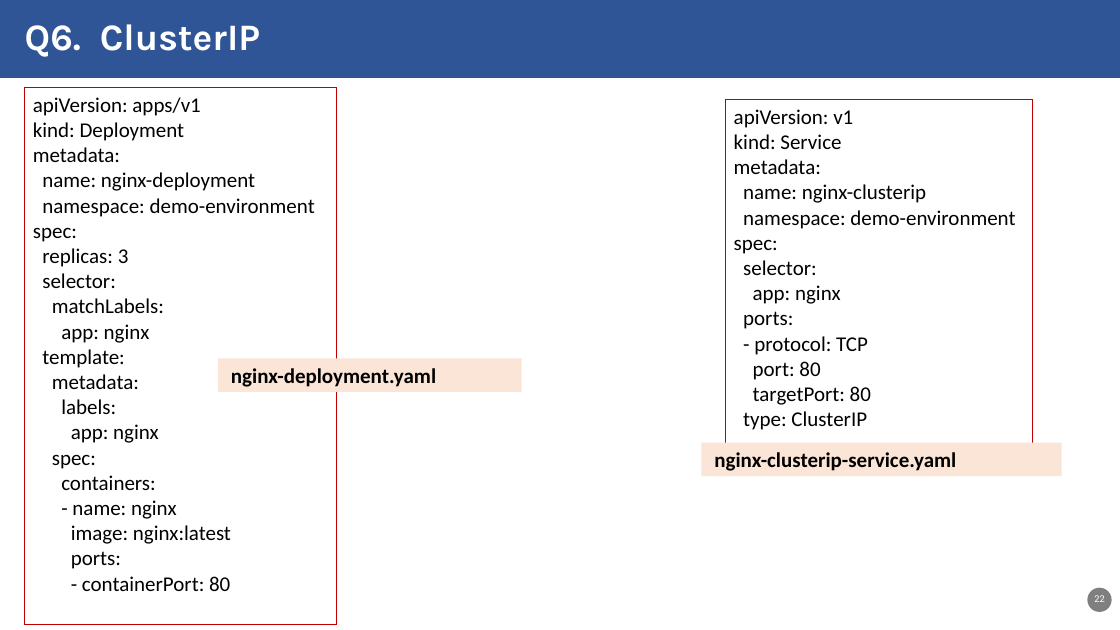
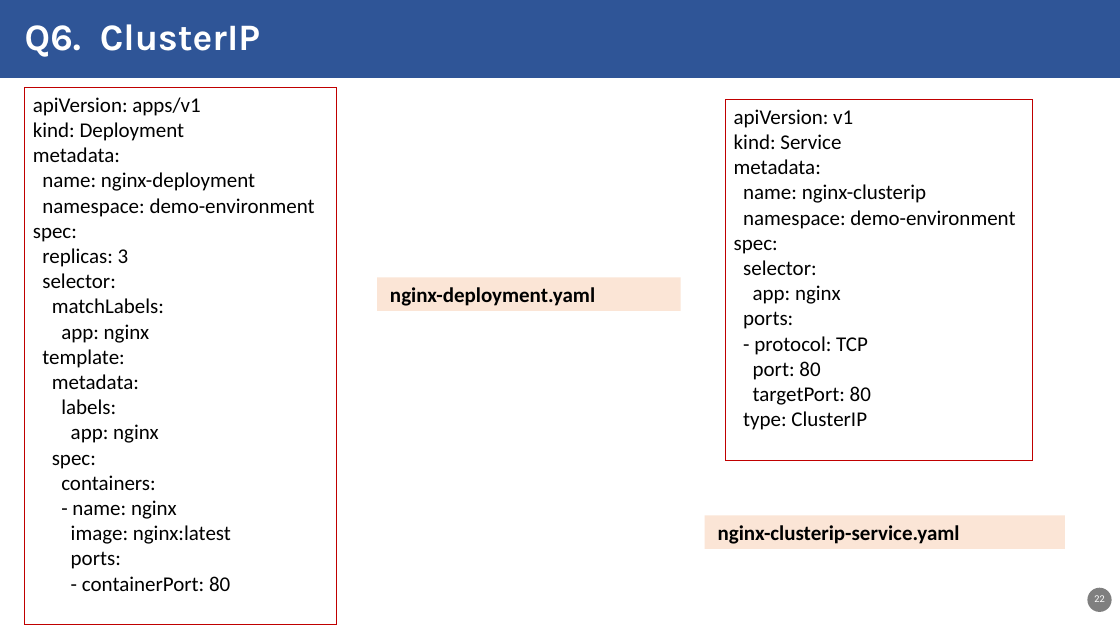
Before and after one commit to enum3rat3/Software-Production-Engineering, a slide deck: slide 22 of kubernetes-lab-exercise/Kubernetes_Lab.pptx. Drawn at 1120x630 pixels with LibreOffice and Linux fonts; fonts in the diff are those of the drawing; background and template pictures are left out. Boxes give left, top, right and bottom in pixels: in the first picture for what was removed or moved away, otherwise in the second. Text is boxed around its words. In the diff, an @@ line names an element or a change of style, - is before the commit and + after.

```diff
--- a/kubernetes-lab-exercise/Kubernetes_Lab.pptx
+++ b/kubernetes-lab-exercise/Kubernetes_Lab.pptx
@@ rectangle "nginx-deployment.yaml": place and size @@
-rectangle "nginx-deployment.yaml" at (218, 359, 521, 392)
+rectangle "nginx-deployment.yaml" at (377, 277, 681, 311)
@@ rectangle "nginx-clusterip-service.yaml": place and size @@
-rectangle "nginx-clusterip-service.yaml" at (702, 443, 1062, 476)
+rectangle "nginx-clusterip-service.yaml" at (705, 516, 1065, 549)
```
Also in this commit, not shown: 1 other slide changed, 6 other files.
